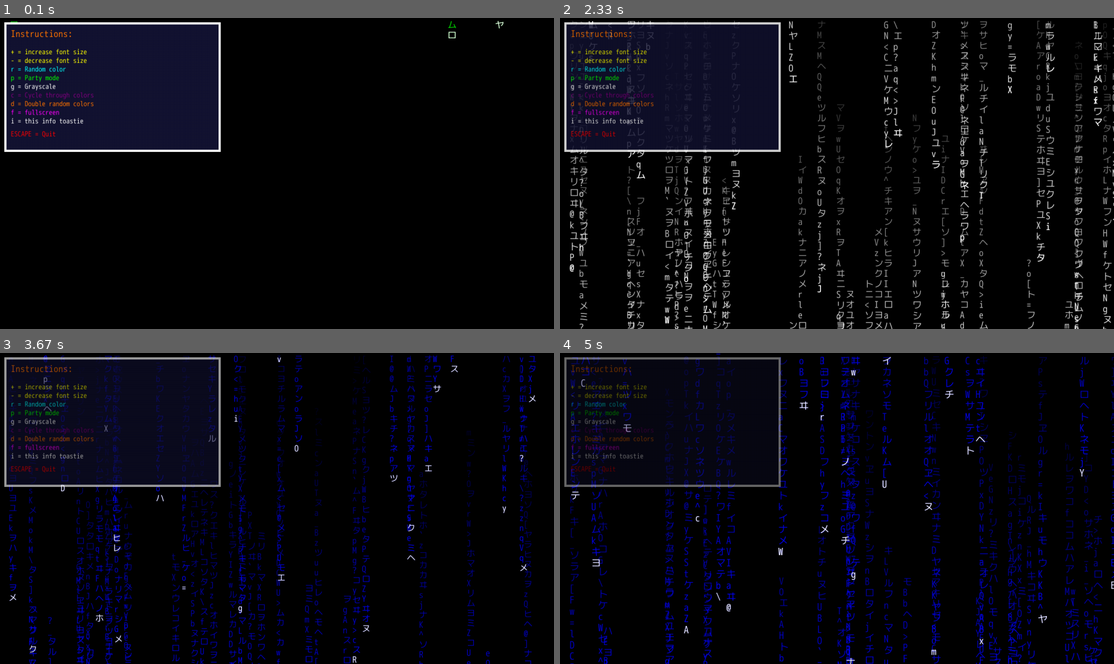
Above: before the commit, frames 1-4 (two rows, left to right).
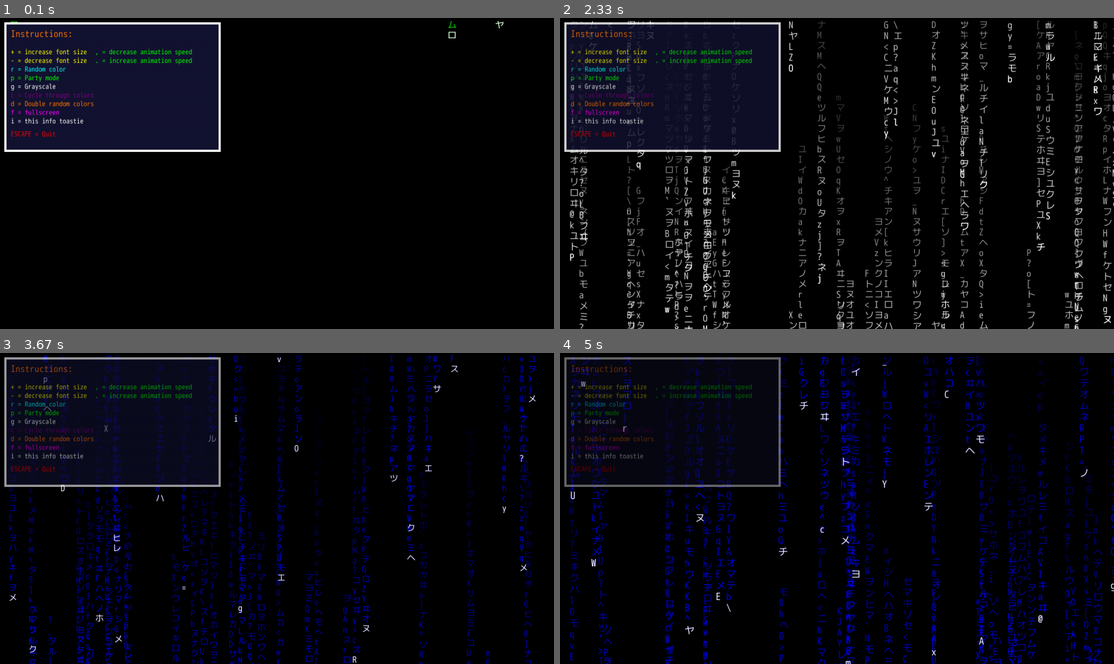
Above: after the commit, the same moments.

Repository: shS83/Matrixia
Game: pygame game, started from matrixia.py
Same seed, same stepped clock (60 frames per second), same inputs: the game is played once before the commit and once after it.
Inputs:
- Up to frame 1 (0.1 s): no input
- Up to frame 2 (2.33 s): tap one key every 0.33 s from 0.33 s: . , C Enter Space +
- Up to frame 3 (3.67 s): tap one key every 0.33 s from 2.33 s: - C - Enter
- Up to frame 4 (5 s): tap + at 3.67, 4, 4.33 s

The runs differ from the first frame. In frame 1, 0.3% of the frame differs, in the area x 17-35%, y 9-16%; in frame 2, 1.0%; in frame 3, 0.5%; in frame 4, 13%, in the area x 1-100%, y 0-100%.

Commit message:
Added period and comma keys to control the speed of the scroll

Diff:
--- a/matrixia.py
+++ b/matrixia.py
@@ -38,6 +38,7 @@
 PURPLE = (128, 0, 128)
 CYAN = (0, 255, 255)
 ALL_COLORS = [WHITE, BLUE, BLACK, GREEN, ORANGE, YELLOW, RED, MIDNIGHT_BLUE, MAGENTA, PURPLE, CYAN]
+speed = 25
 
 current_cycle = None
 color = None
@@ -145,6 +146,8 @@
 toast.blit(font.render("Instructions:", True, ORANGE), (15, 15))
 toast.blit(smaller_font.render("+ = increase font size", True, YELLOW), (15, 60))
 toast.blit(smaller_font.render("- = decrease font size", True, YELLOW), (15, 80))
+toast.blit(smaller_font.render(", = decrease animation speed", True, GREEN), (210, 60))
+toast.blit(smaller_font.render(". = increase animation speed", True, GREEN), (210, 80))
 toast.blit(smaller_font.render("r = Random color", True, CYAN), (15, 100))
 toast.blit(smaller_font.render("p = Party mode", True, GREEN), (15, 120))
 toast.blit(smaller_font.render("g = Grayscale", True, WHITE), (15, 140))
@@ -184,6 +187,10 @@
             elif event.key == K_KP_MINUS or event.key == K_MINUS and font_size > 0:
                 font_size -= 1
                 font = pygame.font.Font('VL-Gothic-Regular.ttf', font_size)
+            elif event.key == K_COMMA and speed > -500:
+                speed -= 1
+            elif event.key == K_PERIOD and speed < 500:
+                speed += 1
             elif event.key == K_p:
                 if not STATUS.NONE:
                     STATUS = State.NONE
@@ -250,7 +257,7 @@
     toast = fader.fade_out()
     screen.blit(toast, (10, 10))
 
-    pygame.time.wait(25)
+    pygame.time.wait(speed)
 
     pygame.display.flip()
     timer.tick(159) # a very optimistic evaluation of my optimization skills.
